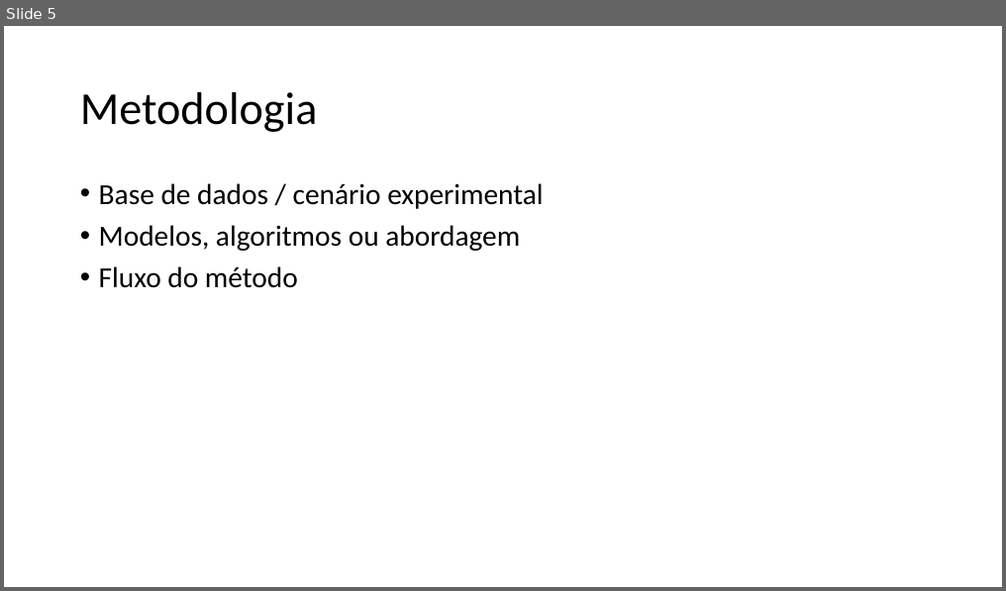
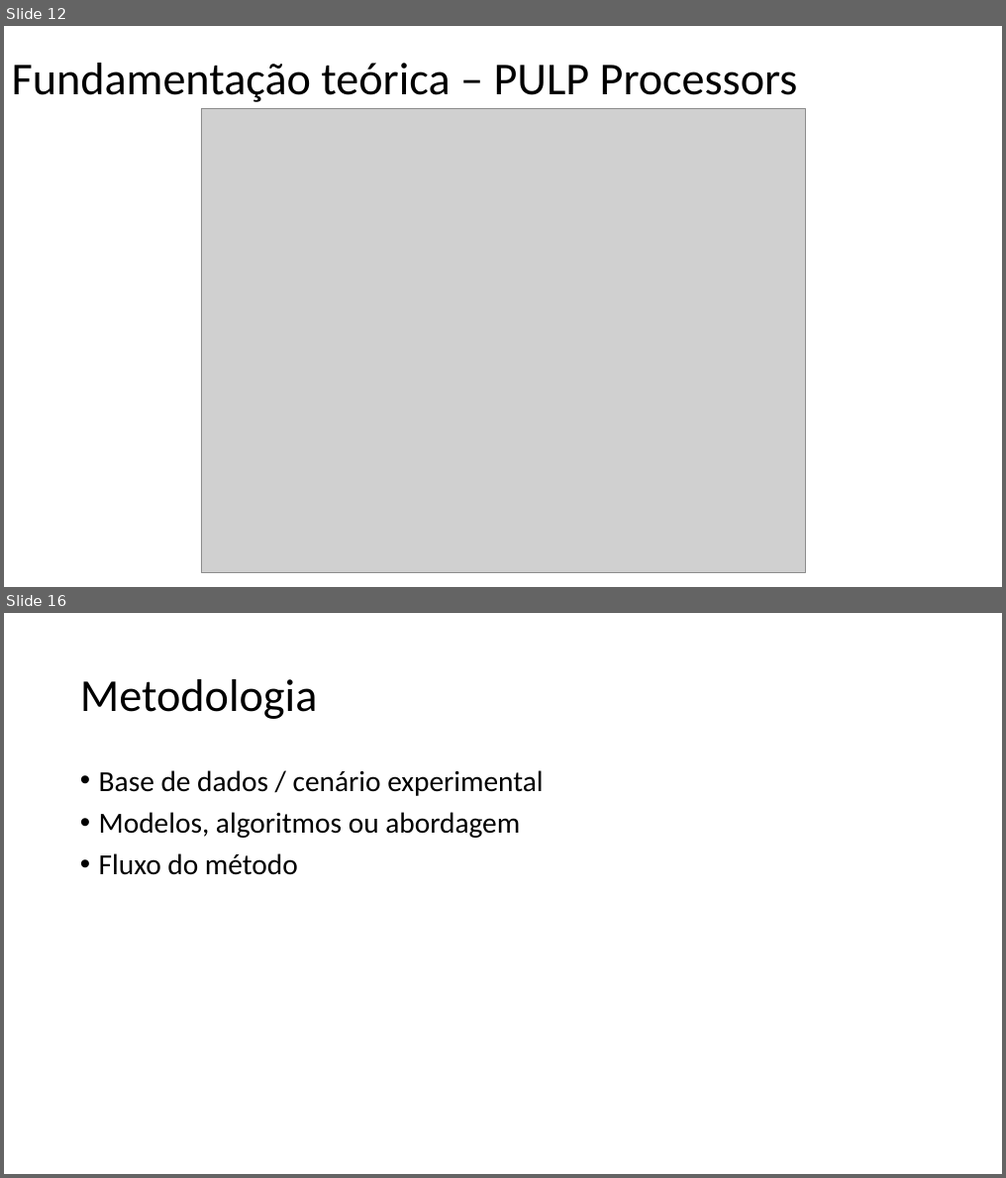
Before and after one commit to Scarpioni/gabriel-59-TP558, a slide deck: 2026/ciclo 1/TP558_X_Template (1).pptx. Shown one above the other, each under a label of ours: slide 5 before the commit, slides 12 and 16 after it; the slides between them are not shown. The pictures are 1006x591 and 1006x1178 pixels, drawn with LibreOffice and Linux fonts; fonts in the diff are those of the drawing; grey boxes stand for pictures. Boxes give left, top, right and bottom in pixels: in the first picture for what was removed or moved away, otherwise in the second. Text is boxed around its words. In the diff, an @@ line names an element or a change of style, - is before the commit and + after.

```diff
--- a/2026/ciclo 1/TP558_X_Template (1).pptx
+++ b/2026/ciclo 1/TP558_X_Template (1).pptx
@@ slide 12 added at (4, 26, 1002, 587), background #FFFFFF @@
@@ title added at (12, 63, 798, 102), 44 pt, text #000000 @@
+Fundamentação teórica – PULP Processors
@@ picture added at (201, 108, 805, 573) @@
@@ what was slide 5 is now slide 16 @@
```
Also in this commit, not shown: 1 slide changed, 24 other slides added, 3 slides removed.
